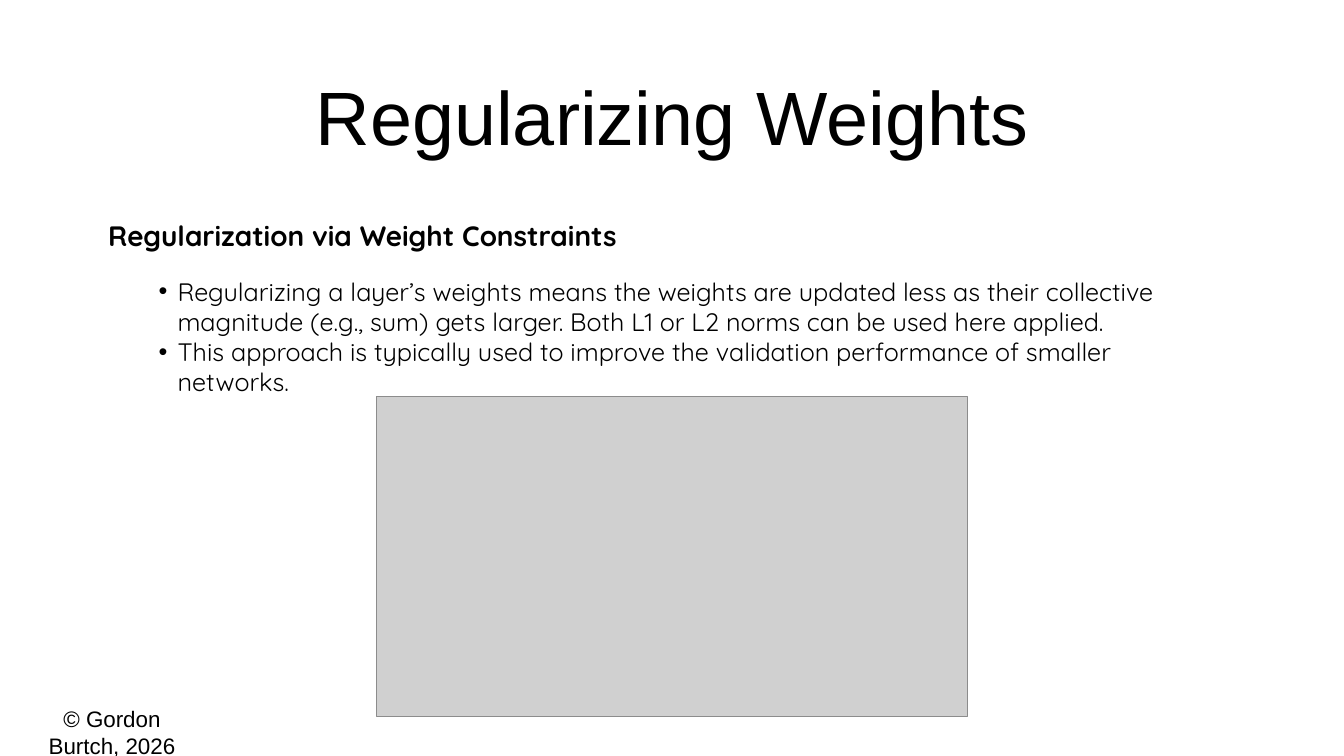
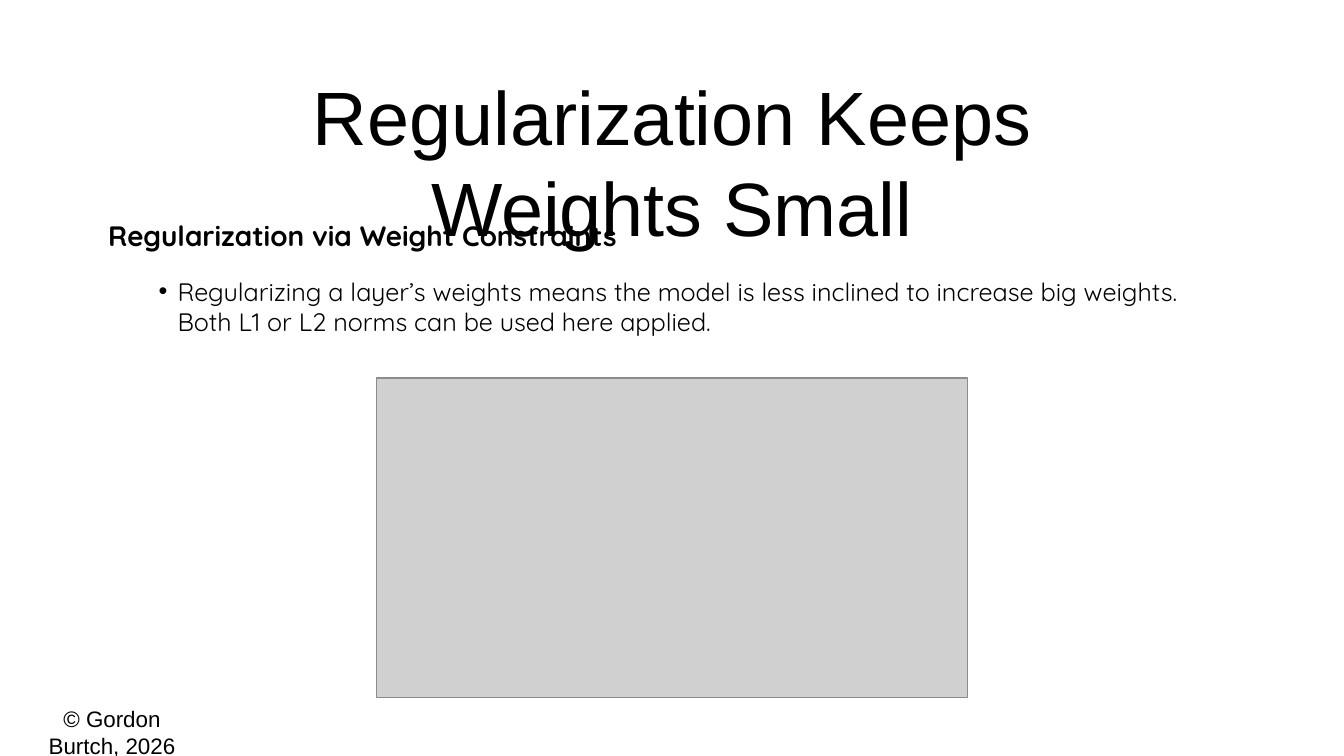
Before and after one commit to gburtch/BA510-2026, a slide deck: slide 7 of Week 4/4 - Model Fitting.pptx (slide 6 before the commit). Drawn at 1344x756 pixels with LibreOffice and Linux fonts; fonts in the diff are those of the drawing; grey boxes stand for pictures. Boxes give left, top, right and bottom in pixels: in the first picture for what was removed or moved away, otherwise in the second. Text is boxed around its words. In the diff, an @@ line names an element or a change of style, - is before the commit and + after.

```diff
--- a/Week 4/4 - Model Fitting.pptx
+++ b/Week 4/4 - Model Fitting.pptx
@@ text at bbox=[313, 90, 1031, 250]: text changed @@
-Regularizing Weights
+Regularization Keeps Weights Small
@@ text at bbox=[178, 282, 1178, 336]: text changed @@
-  • Regularizing a layer’s weights means the weights are updated less as their collective magnitude (e.g., sum) gets larger. Both L1 or L2 norms can be used here applied.
-  • This approach is typically used to improve the validation performance of smaller networks.
+  • Regularizing a layer’s weights means the model is less inclined to increase big weights. Both L1 or L2 norms can be used here applied.
@@ picture: place and size @@
-picture at bbox=[376, 396, 968, 716]
+picture at bbox=[376, 378, 968, 698]
```
Also in this commit, not shown: 6 other slides changed, 3 slides added, 3 other files.
